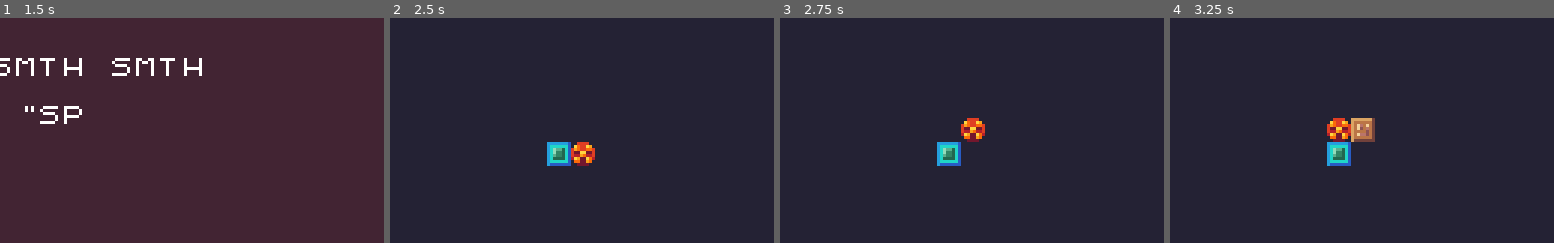
Above: before the commit, frames 1-4 (left to right).
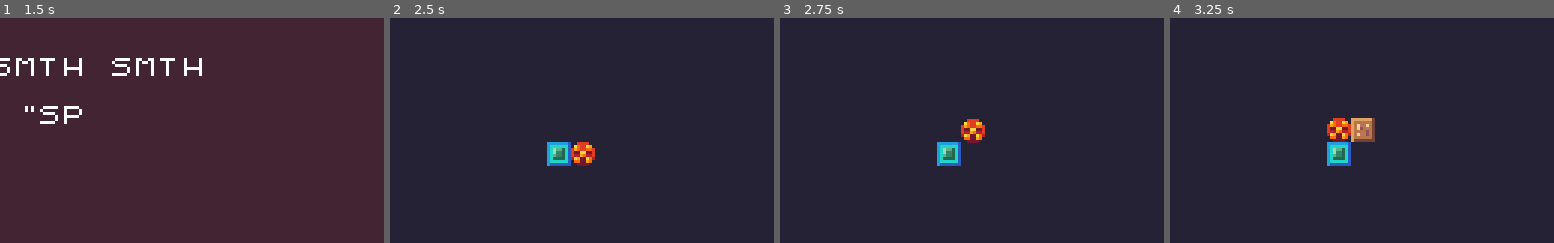
Above: after the commit, the same moments.

Repository: mbrezu/LD47
Game: Godot game, scene res://scenes/main.tscn
Same seed, same stepped clock (60 frames per second), same inputs: the game is played once before the commit and once after it.
Inputs:
- Up to frame 1 (1.5 s): tap Space (ui_select) at 0.77 s
- Up to frame 2 (2.5 s): tap Space (ui_select) at 1.52 s; tap Enter at 2 s
- Up to frame 3 (2.75 s): no input
- Up to frame 4 (3.25 s): tap Space (ui_select) at 3.02 s
The pictures show only the part of the screen within x 30-80%, y 15-65%; the shares and areas given below are measured in that part.

Frames 1-2 are identical in both runs. In frame 3, 0.2% of the frame differs, in the area x 47-54%, y 44-56%; in frame 4, nothing differs.

Commit message:
smooth movement for player, tweaks.

Diff:
--- a/godot/scenes/main.gd
+++ b/godot/scenes/main.gd
@@ -80,7 +80,7 @@
 		"Shit HAPPENS.",
 		"IT IS WHAT IT IS.",
 		"CANNOT WIN THEM ALL.",
-		"THERE IS NO PRIZE ANYWAY.",
+		"THERE IS NO PRIZE, ANYWAY.",
 		"TOO MUCH 'SPACE\"."
 	]
 	var game_over_message = game_over_messages[randi() % game_over_messages.size()]
--- a/godot/scenes/player.gd
+++ b/godot/scenes/player.gd
@@ -1,7 +1,6 @@
 extends Node2D
 
 signal player_moved(old_row, old_column, new_row, new_column)
-signal player_died
 
 var _row
 var _column
@@ -13,6 +12,7 @@
 	[0, 1]
 ]
 var _direction = 0
+var _target_position = null
 
 
 func configure(map):
@@ -22,11 +22,17 @@
 func set_map_position(row, column):
 	_row = row
 	_column = column
-	update_position()
+	position = Vector2(_column * 8, _row * 8)
+	_target_position = position
 
 
-func update_position():
-	position = Vector2(_column * 8, _row * 8)
+func _update_position():
+	_target_position = Vector2(_column * 8, _row * 8)
+
+
+func _process(delta):
+	if _target_position != null:
+		position = Utils.v2_lerp(position, _target_position, delta * 16)
 
 
 func advance():
@@ -39,7 +45,7 @@
 		_column += _directions[_direction][1]
 		emit_signal("player_moved", old_row, old_column, _row, _column)
 #		print("  new pos is ", _row, " ", _column)
-		update_position()
+		_update_position()
 	if _is_free(to_left(_direction)):
 		_direction = to_left(_direction)
 	elif _is_free(_direction):
--- a/godot/scripts/consts.gd
+++ b/godot/scripts/consts.gd
@@ -12,7 +12,7 @@
 
 enum GameState { NOTHING, MENU, IN_GAME, GAME_OVER }
 
-const PLAYER_ADVANCE_INTERVAL_CHANGE = 0.1
-const MIN_PLAYER_ADVANCE_INTERVAL = 0.1
+const PLAYER_ADVANCE_INTERVAL_CHANGE = 0.25
+const MIN_PLAYER_ADVANCE_INTERVAL = 0.25
 
 const PLAYER_ADVANCE_INITIAL_INTERVAL = 1
--- a/godot/scripts/utils.gd
+++ b/godot/scripts/utils.gd
@@ -4,3 +4,8 @@
 func delete_children(node):
 	for n in node.get_children():
 		n.queue_free()
+
+func v2_lerp(v1, v2, t):
+	return Vector2(
+		v1.x + (v2.x - v1.x) * t,
+		v1.y + (v2.y - v1.y) * t)
Not shown, changed: README.md
